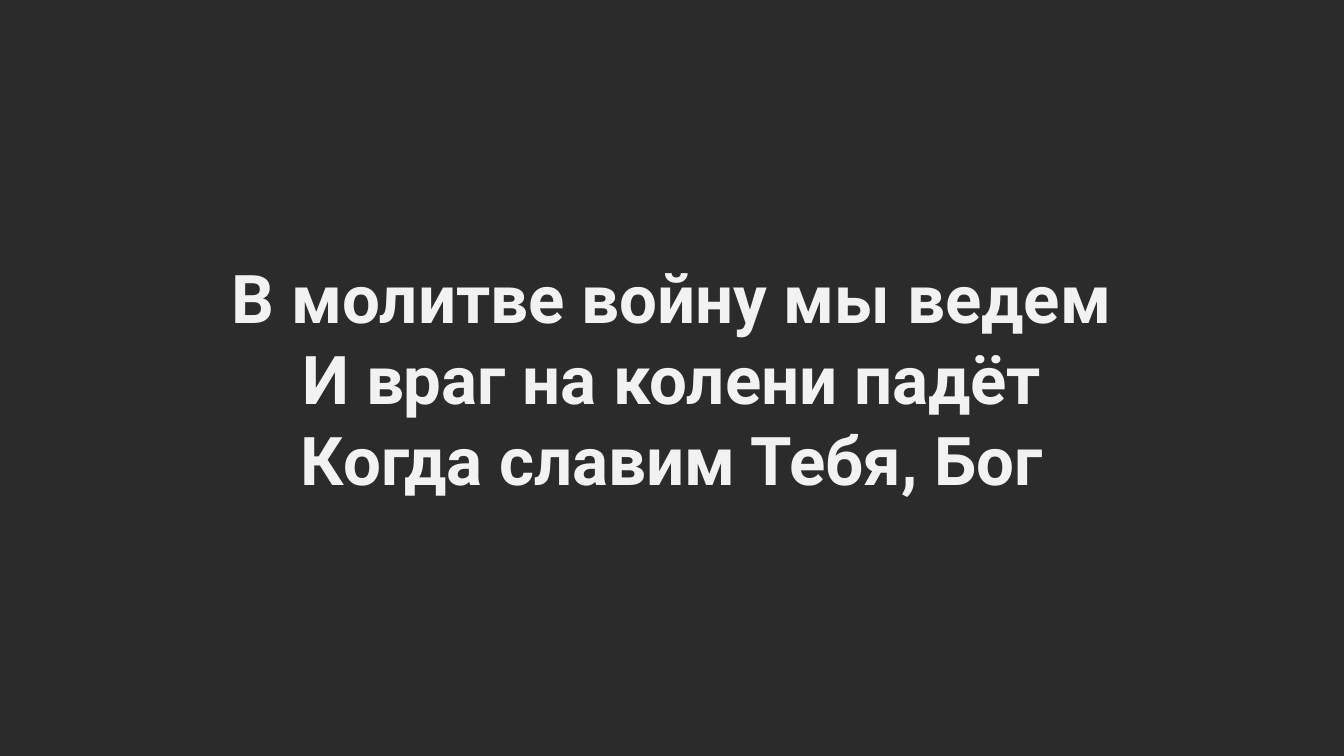
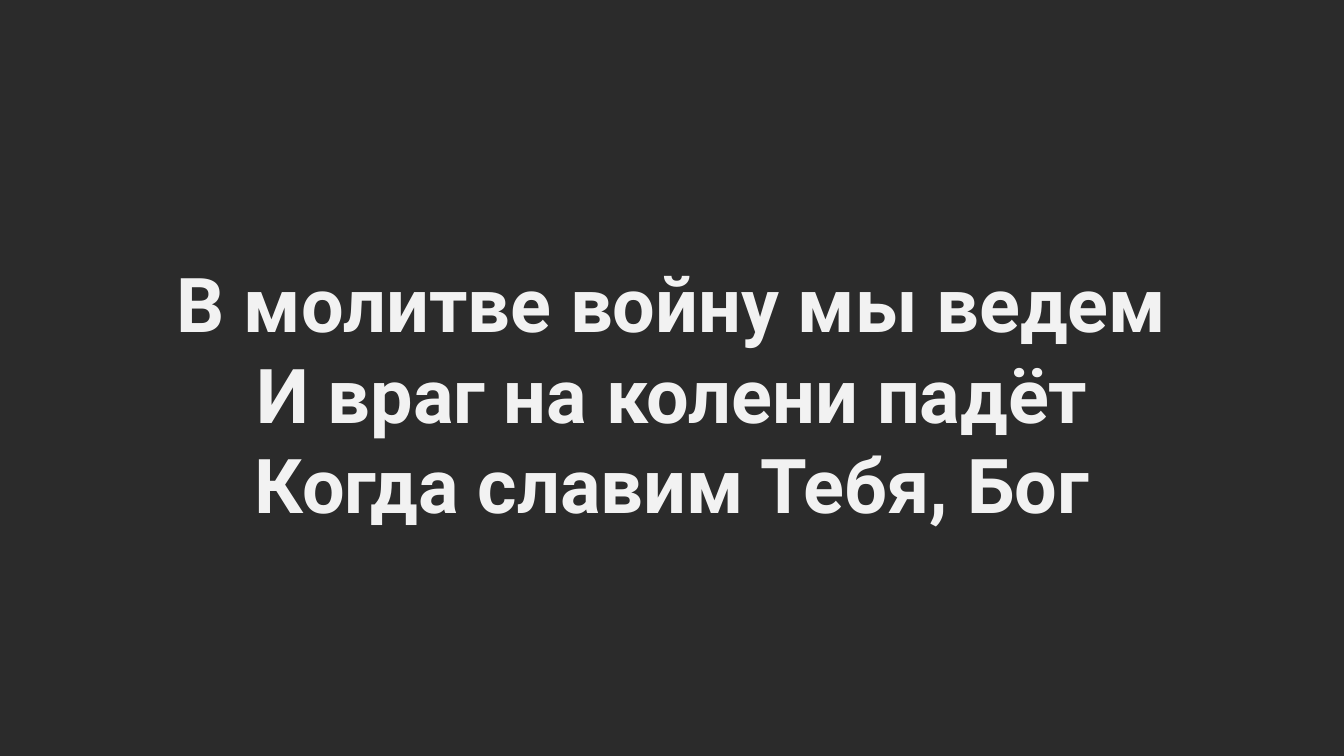
Before and after one commit to oleks-00-1/light-hous-slides, a slide deck: slide 1 of Иисус, Ты победил (В молитве войну мы ведем).pptx. Drawn at 1344x756 pixels with LibreOffice and Linux fonts; fonts in the diff are those of the drawing; background and template pictures are left out; a plain dark background stands for a picture behind light text. Boxes give left, top, right and bottom in pixels: in the first picture for what was removed or moved away, otherwise in the second. Text is boxed around its words. In the diff, an @@ line names an element or a change of style, - is before the commit and + after.

```diff
--- a/Иисус, Ты победил (В молитве войну мы ведем).pptx
+++ b/Иисус, Ты победил (В молитве войну мы ведем).pptx
@@ text "В молитве войну мы ведем" at (177, 276, 1166, 527): size 48 to 54 pt @@
```
Also in this commit, not shown: 5 other slides changed, 2 other files.
